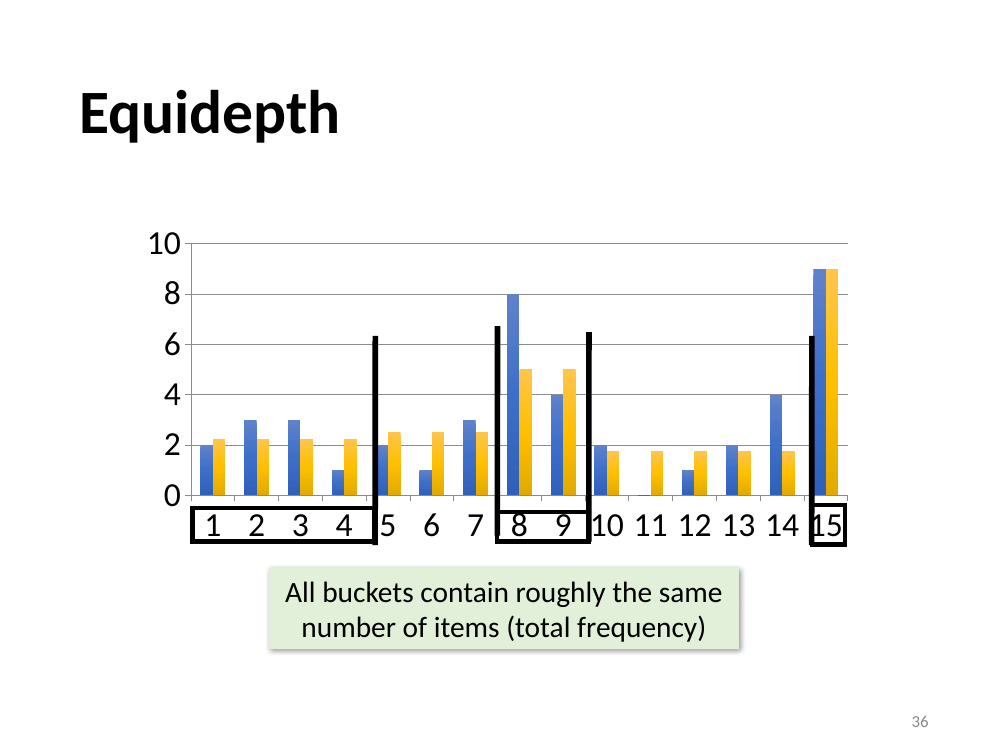
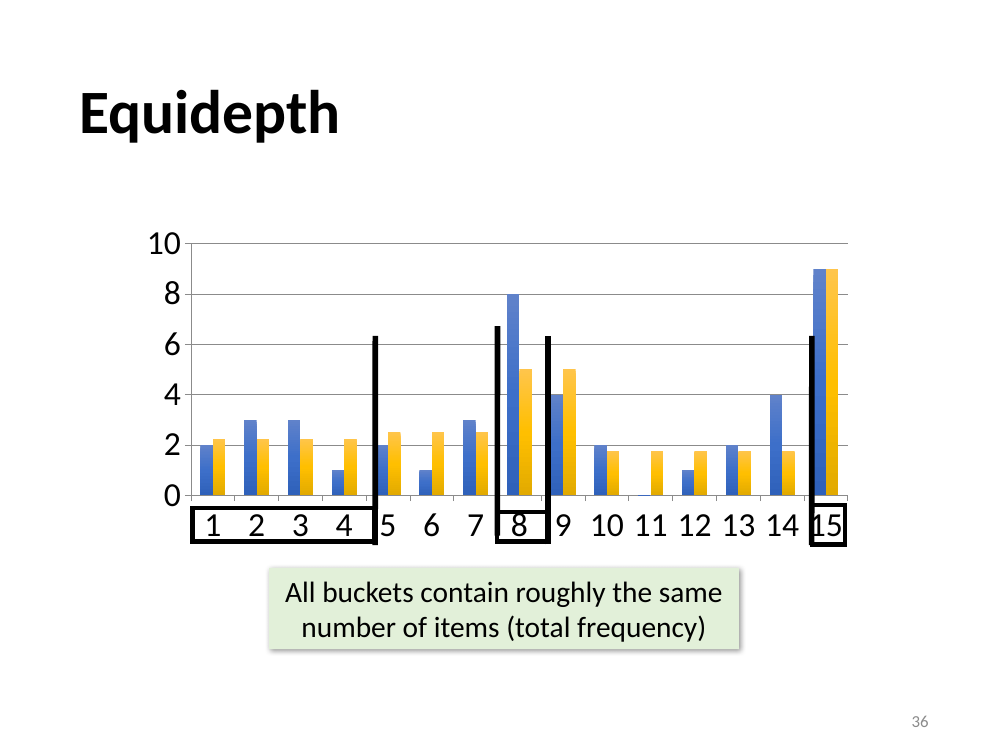
Before and after one commit to sfu-db/cmpt354, a slide deck: slide 36 of Lectures/lec7-query-optimization.pptx. Drawn at 1008x756 pixels with LibreOffice and Linux fonts; fonts in the diff are those of the drawing. Boxes give left, top, right and bottom in pixels: in the first picture for what was removed or moved away, otherwise in the second. Text is boxed around its words. In the diff, an @@ line names an element or a change of style, - is before the commit and + after.

```diff
--- a/Lectures/lec7-query-optimization.pptx
+++ b/Lectures/lec7-query-optimization.pptx
@@ line moved from (589, 541) - (589, 333) to (548, 544) - (548, 336) @@
@@ rectangle: place and size @@
-rectangle at <box>497,512,589,541</box>
+rectangle at <box>497,512,547,541</box>
```
Also in this commit, not shown: 1 other slide changed, 4 other files.
